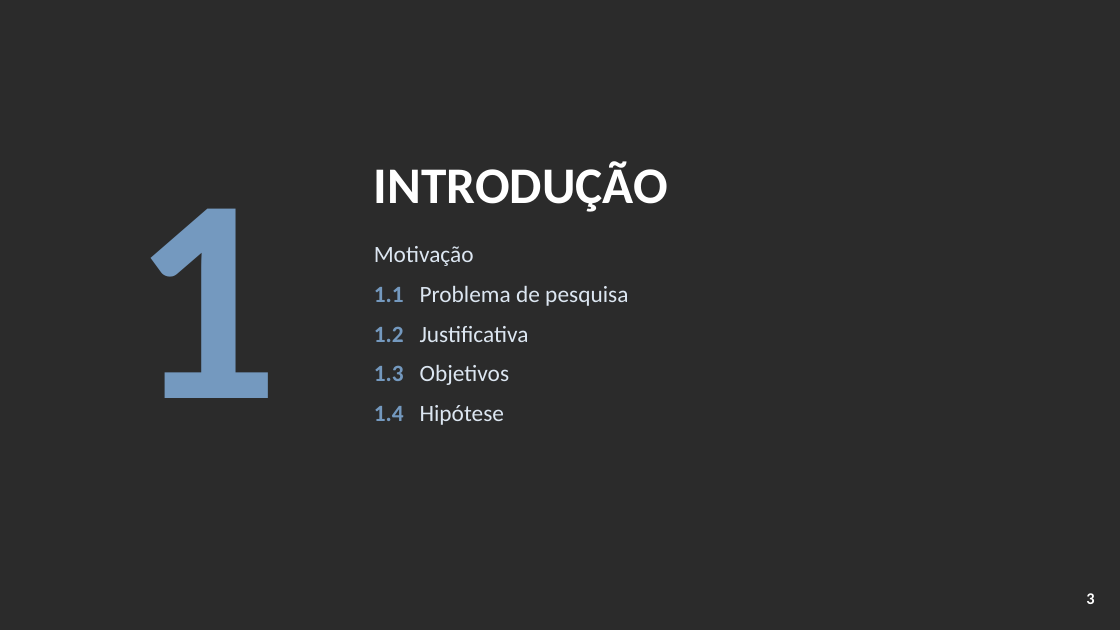
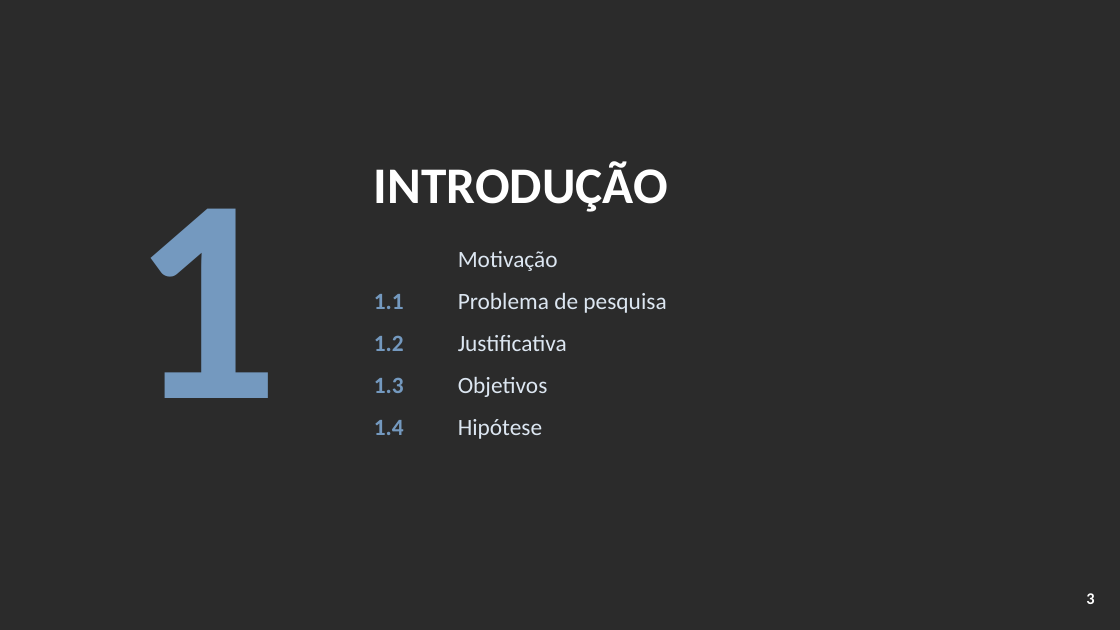
Before and after one commit to ClaudioAMF1/TCC, a slide deck: slide 3 of tcc/apresentacao/apresentacao-defesa-final.pptx. Drawn at 1120x630 pixels with LibreOffice and Linux fonts; fonts in the diff are those of the drawing; background and template pictures are left out; a plain dark background stands for a picture behind light text. Boxes give left, top, right and bottom in pixels: in the first picture for what was removed or moved away, otherwise in the second. Text is boxed around its words. In the diff, an @@ line names an element or a change of style, - is before the commit and + after.

```diff
--- a/tcc/apresentacao/apresentacao-defesa-final.pptx
+++ b/tcc/apresentacao/apresentacao-defesa-final.pptx
@@ text removed at [374, 246, 628, 425] @@
-Motivação
-1.1 Problema de pesquisa
-1.2 Justificativa
-1.3 Objetivos
-1.4 Hipótese
@@ text added at [458, 251, 558, 271], 20 pt, text #DCE6F1 @@
+Motivação
@@ text added at [374, 294, 404, 309], 20 pt, text #7499BF, bold @@
+1.1
@@ text added at [458, 293, 666, 313], 20 pt, text #DCE6F1 @@
+Problema de pesquisa
@@ text added at [374, 335, 404, 351], 20 pt, text #7499BF, bold @@
+1.2
@@ text added at [458, 335, 567, 351], 20 pt, text #DCE6F1 @@
+Justificativa
@@ text added at [374, 377, 404, 393], 20 pt, text #7499BF, bold @@
+1.3
@@ text added at [458, 377, 548, 397], 20 pt, text #DCE6F1 @@
+Objetivos
@@ text added at [458, 419, 542, 439], 20 pt, text #DCE6F1 @@
+Hipótese
@@ text added at [374, 420, 404, 435], 20 pt, text #7499BF, bold @@
+1.4
```
Also in this commit, not shown: 18 other slides changed, 2 other files.
